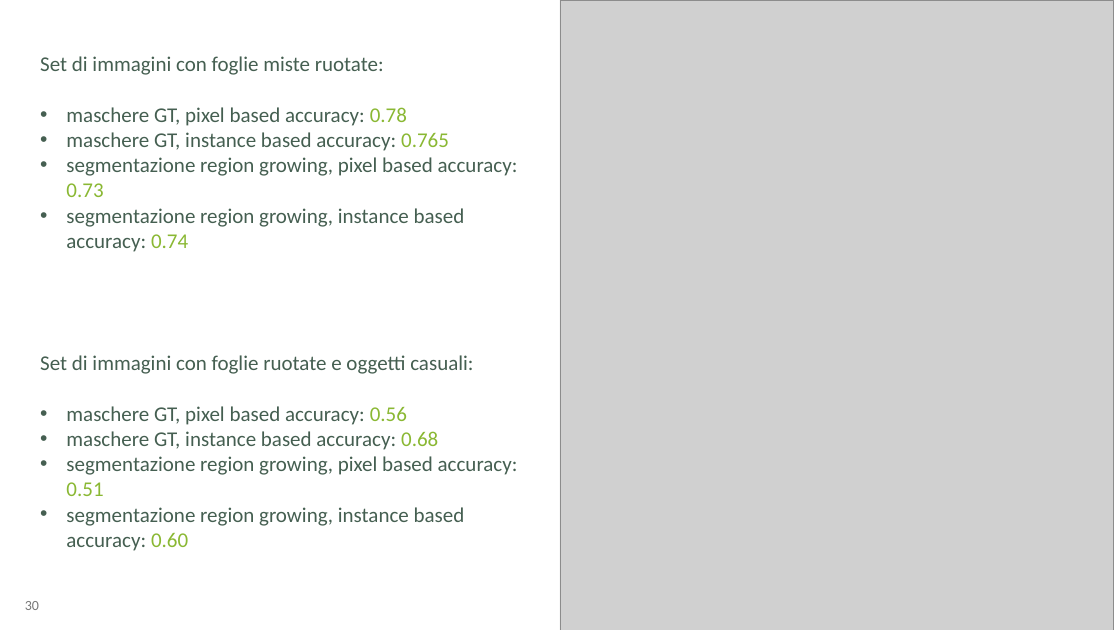
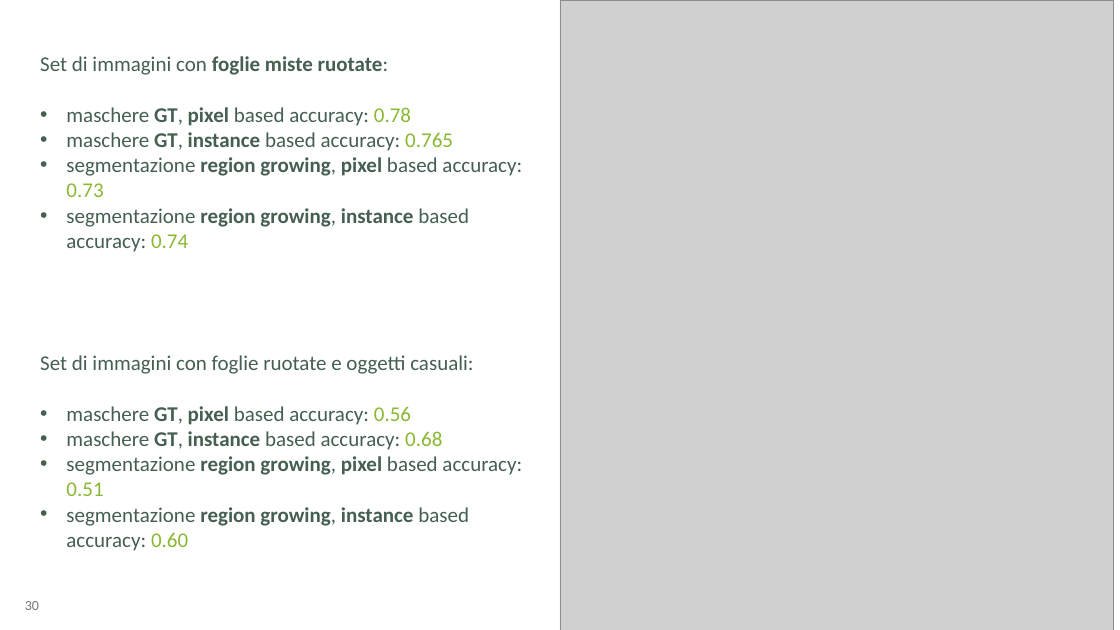
Before and after one commit to aleeteo/leaf_ID, a slide deck: slide 30 of presentazione/ProjectLeafWIP.pptx. Drawn at 1120x630 pixels with LibreOffice and Linux fonts; fonts in the diff are those of the drawing; grey boxes stand for pictures. Boxes give left, top, right and bottom in pixels: in the first picture for what was removed or moved away, otherwise in the second. Text is boxed around its words. In the diff, an @@ line names an element or a change of style, - is before the commit and + after.

```diff
--- a/presentazione/ProjectLeafWIP.pptx
+++ b/presentazione/ProjectLeafWIP.pptx
@@ text "Set di immagini con foglie ..." at box(40, 56, 522, 252): bold on in "foglie miste ruotate:", "GT, pixel", "GT, instance", "region growing, pixel" and 1 more places @@
@@ text at box(66, 406, 522, 551): bold on in "GT, pixel", "GT, instance", "region growing, pixel", "region growing, instance" @@
```
Also in this commit, not shown: 6 other slides changed.
